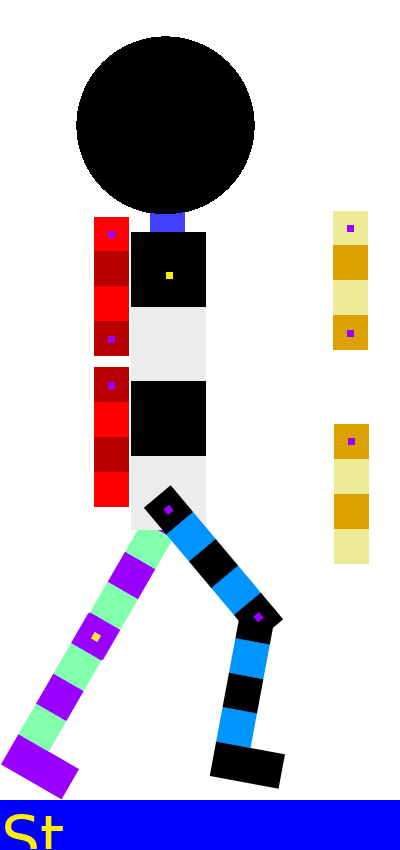
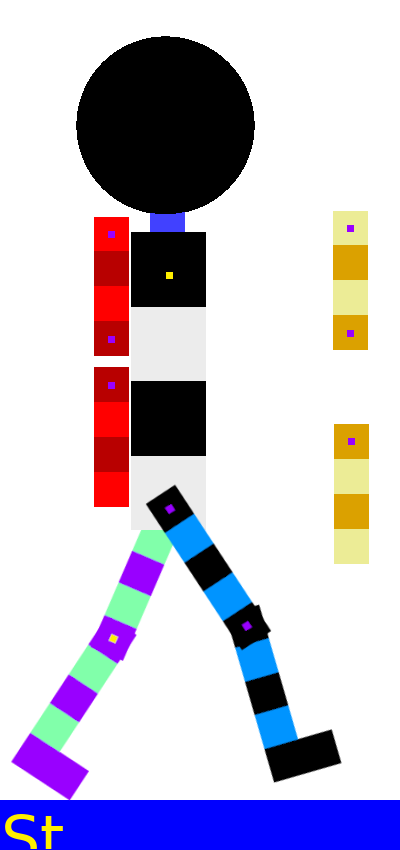
Revision of a layered w=400, h=850 image; what changed, layer by layer:
painted on "Front Leg - Top" over [143, 484, 284, 651]
painted on "Front Leg - Bottom" over [209, 564, 342, 789]
painted on "Back Leg - Top" over [72, 486, 193, 661]
painted on "Back Leg - Bottom" over [0, 612, 137, 801]
